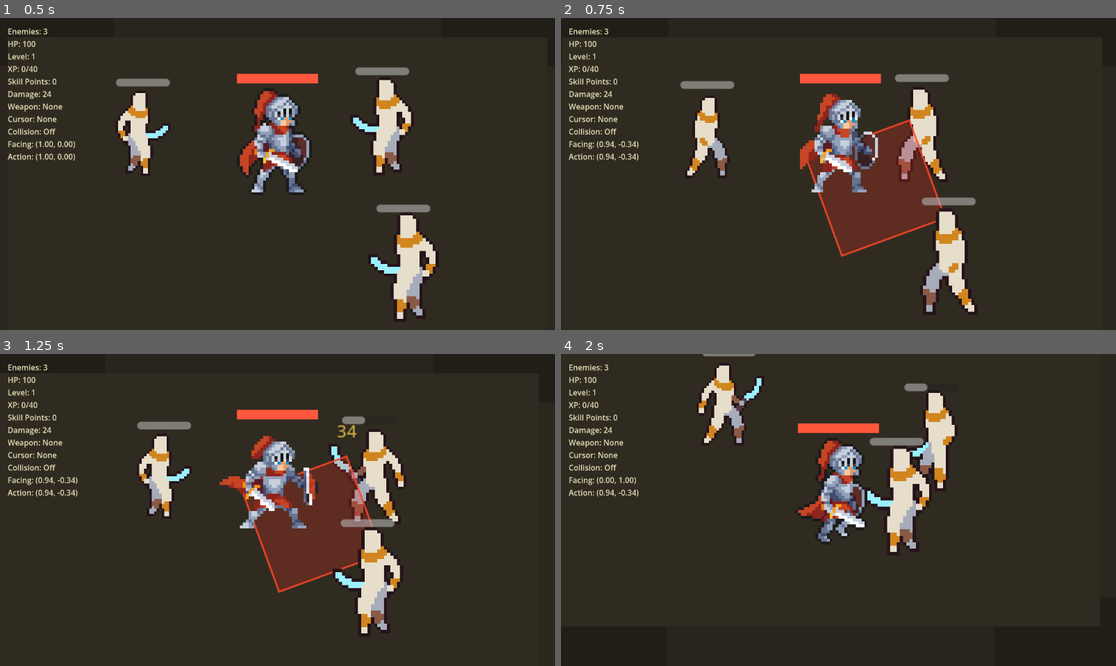
Above: before the commit, frames 1-4 (two rows, left to right).
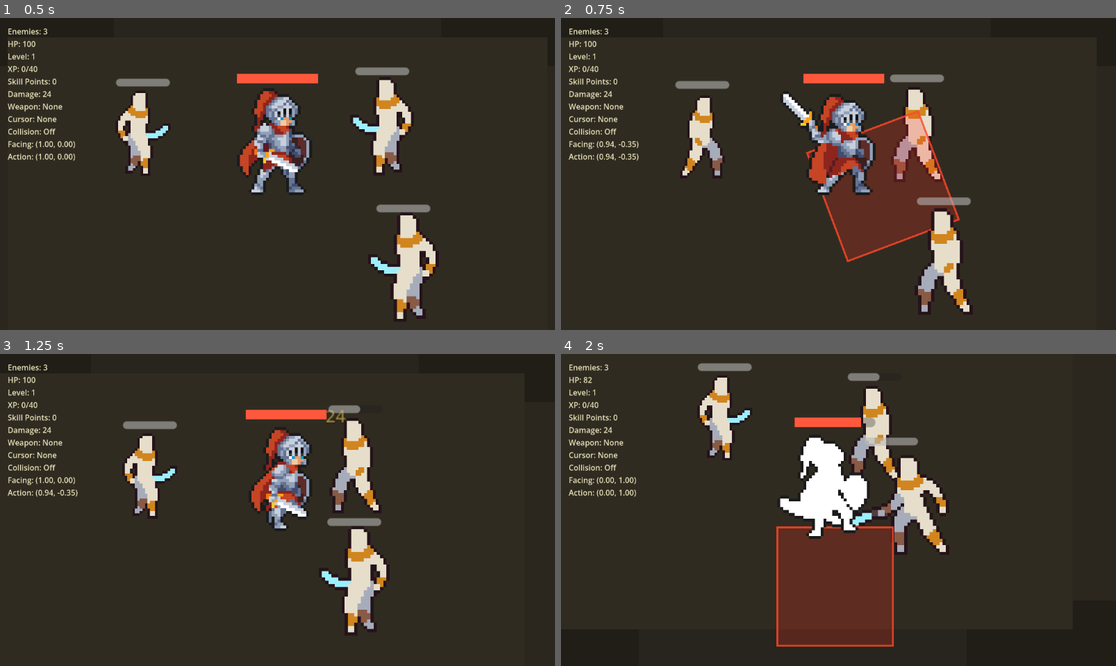
Above: after the commit, the same moments.

Repository: wq1456728/prototype-alpha
Game: Godot game, scene res://scenes/maps/combat_sandbox.tscn
Same seed, same stepped clock (60 frames per second), same inputs: the game is played once before the commit and once after it. Sound files missing from this copy of the repository are replaced by a short silence.
Inputs (mouse positions are in pixels of both pictures, inside the frame that each line leads up to):
- Up to frame 1 (0.5 s): no input
- Up to frame 2 (0.75 s): tap Enter at 0.5 s; move the mouse to (960, 158) at 0.52 s; hold Right (ui_right) from 0.53 s (still down); tap V at 0.6 s; click (960, 158) at 0.67 s
- Up to frame 3 (1.25 s): keep holding Right (ui_right)
- Up to frame 4 (2 s): move the mouse to (727, 525) at 1.27 s; release Right (ui_right) at 1.28 s; hold Down (ui_down) from 1.28 s (still down); tap V at 1.35 s

Frame 1 is identical in both runs. In frame 2, 7.0% of the frame differs, in the area x 12-75%, y 17-95%; in frame 3, 14%; in frame 4, 18%, in the area x 4-71%, y 0-94%.

Commit message:
TASK-015 add minimal skill tree skeleton

Diff:
--- /dev/null
+++ b/data/skills/knight_skills.json
@@ -0,0 +1,26 @@
+{
+  "skills": [
+    {
+      "id": "shield_charge",
+      "name": "Shield Charge",
+      "description": "Unlocks the V-key shield charge attack.",
+      "skill_type": "active",
+      "required_level": 2,
+      "required_skill_ids": [],
+      "max_rank": 1,
+      "unlock_cost": 1,
+      "active": true
+    },
+    {
+      "id": "shield_training",
+      "name": "Shield Training",
+      "description": "Placeholder low-tier passive for the later tree.",
+      "skill_type": "passive",
+      "required_level": 3,
+      "required_skill_ids": ["shield_charge"],
+      "max_rank": 1,
+      "unlock_cost": 1,
+      "active": false
+    }
+  ]
+}
--- a/scripts/maps/combat_sandbox.gd
+++ b/scripts/maps/combat_sandbox.gd
@@ -44,6 +44,8 @@
 var progression_level_label: Label
 var progression_xp_label: Label
 var progression_skill_points_label: Label
+var skill_status_label: Label
+var skill_unlock_button: Button
 var equip_button: Button
 var cursor_item_icon: TextureRect
 var cursor_status_label: Label
@@ -321,6 +323,18 @@
 	cursor_status_label = _make_label("Cursor: Empty", Vector2(330, 224), Vector2(250, 20), 13, EMPTY_LABEL_COLOR)
 	inventory_panel.add_child(cursor_status_label)
 
+	var skill_title_label := _make_label("Skill Tree", Vector2(10, 184), Vector2(120, 20), 15, LABEL_COLOR)
+	inventory_panel.add_child(skill_title_label)
+	skill_status_label = _make_label("Shield Charge: Locked", Vector2(10, 207), Vector2(170, 20), 13, LABEL_COLOR)
+	inventory_panel.add_child(skill_status_label)
+	skill_unlock_button = Button.new()
+	skill_unlock_button.text = "Unlock"
+	skill_unlock_button.position = Vector2(190, 204)
+	skill_unlock_button.size = Vector2(86, 28)
+	skill_unlock_button.disabled = true
+	skill_unlock_button.pressed.connect(_unlock_shield_charge_skill)
+	inventory_panel.add_child(skill_unlock_button)
+
 	for i in range(10):
 		var slot := Control.new()
 		slot.position = Vector2(10 + i * 58, 126)
@@ -397,6 +411,7 @@
 		progression_xp_label.text = "XP: %d / %d" % [int(player.get_current_xp()), int(player.get_xp_to_next_level())]
 	if progression_skill_points_label != null and player.has_method("get_available_skill_points"):
 		progression_skill_points_label.text = "Skill Points: %d" % int(player.get_available_skill_points())
+	_update_skill_ui()
 
 	var items: Array = player.get_inventory_items()
 	if selected_slot_index >= items.size() or (selected_slot_index >= 0 and items[selected_slot_index].is_empty()):
@@ -506,6 +521,30 @@
 func _item_color(item: Dictionary) -> Color:
 	var rarity := str(item.get("rarity", "normal"))
 	return item.get("color", RARITY_COLORS.get(rarity, LABEL_COLOR))
+
+
+func _update_skill_ui() -> void:
+	if skill_status_label == null or not is_instance_valid(player):
+		return
+	var unlocked := player.has_method("is_skill_unlocked") and bool(player.is_skill_unlocked("shield_charge"))
+	var can_unlock := player.has_method("can_unlock_skill") and bool(player.can_unlock_skill("shield_charge"))
+	if unlocked:
+		skill_status_label.text = "Shield Charge: Rank 1"
+		skill_status_label.add_theme_color_override("font_color", LABEL_COLOR)
+		skill_unlock_button.text = "Unlocked"
+		skill_unlock_button.disabled = true
+	else:
+		skill_status_label.text = "Shield Charge: Locked"
+		skill_status_label.add_theme_color_override("font_color", EMPTY_LABEL_COLOR)
+		skill_unlock_button.text = "Unlock"
+		skill_unlock_button.disabled = not can_unlock
+
+
+func _unlock_shield_charge_skill() -> void:
+	_suppress_player_attack_input()
+	if is_instance_valid(player) and player.has_method("unlock_skill"):
+		player.unlock_skill("shield_charge")
+	_update_inventory_ui()
 
 
 func _click_inventory_slot(slot_index: int) -> void:
--- a/scripts/player/knight_player.gd
+++ b/scripts/player/knight_player.gd
@@ -6,6 +6,7 @@
 const FOOTSTEPS_SFX := preload("res://assets/audio/sfx/player_footsteps_run_loop.mp3")
 const ITEM_DATABASE := preload("res://scripts/items/item_database.gd")
 const PROGRESSION_STATE := preload("res://scripts/progression/progression_state.gd")
+const SKILL_TREE_STATE := preload("res://scripts/skills/skill_tree_state.gd")
 const SPRITE_ROOT := "res://assets/sprites/characters/knight"
 const SHIELD_CHARGE_FRAMES_RESOURCE := "res://assets/animations/knight_shield_charge_attack.tres"
 const SPRITE_FRAME_WIDTH := 96
@@ -68,6 +69,7 @@
 var dead := false
 var damage_bonus := 0
 var progression: RefCounted = PROGRESSION_STATE.new()
+var skill_tree: RefCounted = SKILL_TREE_STATE.new()
 var inventory_items: Array[Dictionary] = []
 var equipment_slots := {}
 var equipped_weapon: Dictionary = {}
@@ -164,7 +166,7 @@
 	else:
 		movement_time_since_light_attack = 0.0
 
-	if shield_charge_pressed and shield_charge_cooldown <= 0.0:
+	if shield_charge_pressed and shield_charge_cooldown <= 0.0 and is_skill_unlocked("shield_charge"):
 		_start_shield_charge()
 	elif heavy_attack_pressed:
 		_start_attack("attack_3", HEAVY_ATTACK_LOCK_TIME, HEAVY_ATTACK_DAMAGE, HEAVY_ATTACK_HIT_DELAY, HEAVY_ATTACK_FORWARD_RANGE, HEAVY_ATTACK_SIDE_RANGE, aim_direction, HEAVY_ATTACK_SFX, 0.12, -11.0, 0.9)
@@ -389,6 +391,25 @@
 	return progression.spend_skill_points(amount)
 
 
+func get_skill_rank(skill_id: String) -> int:
+	return skill_tree.get_rank(skill_id)
+
+
+func is_skill_unlocked(skill_id: String) -> bool:
+	return skill_tree.is_unlocked(skill_id)
+
+
+func can_unlock_skill(skill_id: String) -> bool:
+	return skill_tree.can_unlock(skill_id, get_level(), get_available_skill_points())
+
+
+func unlock_skill(skill_id: String) -> bool:
+	var result: Dictionary = skill_tree.unlock(skill_id, get_level(), get_available_skill_points())
+	if not bool(result.get("ok", false)):
+		return false
+	return spend_skill_points(int(result.get("cost", 0)))
+
+
 func equip_bag_slot(slot_index: int) -> bool:
 	if dead:
 		return false
--- /dev/null
+++ b/scripts/skills/skill_tree_state.gd
@@ -0,0 +1,73 @@
+extends RefCounted
+
+const CONFIG_PATH := "res://data/skills/knight_skills.json"
+
+static var _loaded := false
+static var _skills := {}
+static var _skill_order: Array[String] = []
+
+var ranks := {}
+
+
+func get_skill_definition(skill_id: String) -> Dictionary:
+	_ensure_loaded()
+	return _skills.get(skill_id, {}).duplicate(true)
+
+
+func get_skill_ids() -> Array[String]:
+	_ensure_loaded()
+	return _skill_order.duplicate()
+
+
+func get_rank(skill_id: String) -> int:
+	return int(ranks.get(skill_id, 0))
+
+
+func is_unlocked(skill_id: String) -> bool:
+	return get_rank(skill_id) > 0
+
+
+func can_unlock(skill_id: String, player_level: int, available_skill_points: int) -> bool:
+	var skill := get_skill_definition(skill_id)
+	if skill.is_empty():
+		return false
+	if get_rank(skill_id) >= int(skill.get("max_rank", 1)):
+		return false
+	if player_level < int(skill.get("required_level", 1)):
+		return false
+	if available_skill_points < int(skill.get("unlock_cost", 1)):
+		return false
+	for required_id in skill.get("required_skill_ids", []):
+		if not is_unlocked(str(required_id)):
+			return false
+	return true
+
+
+func unlock(skill_id: String, player_level: int, available_skill_points: int) -> Dictionary:
+	if not can_unlock(skill_id, player_level, available_skill_points):
+		return {"ok": false, "cost": 0}
+	var skill := get_skill_definition(skill_id)
+	var cost := int(skill.get("unlock_cost", 1))
+	ranks[skill_id] = get_rank(skill_id) + 1
+	return {"ok": true, "cost": cost}
+
+
+static func _ensure_loaded() -> void:
+	if _loaded:
+		return
+	_loaded = true
+	_skills.clear()
+	_skill_order.clear()
+	var file := FileAccess.open(CONFIG_PATH, FileAccess.READ)
+	if file == null:
+		push_error("SkillTreeState failed to open %s" % CONFIG_PATH)
+		return
+	var parsed = JSON.parse_string(file.get_as_text())
+	if not (parsed is Dictionary):
+		push_error("SkillTreeState failed to parse %s" % CONFIG_PATH)
+		return
+	for skill in parsed.get("skills", []):
+		if skill is Dictionary:
+			var skill_id := str(skill.get("id", ""))
+			_skills[skill_id] = skill.duplicate(true)
+			_skill_order.append(skill_id)
--- a/tools/debug_combat_sandbox.gd
+++ b/tools/debug_combat_sandbox.gd
@@ -188,8 +188,20 @@
 		print("combat_sandbox FAIL skill_points_not_awarded points %d -> %d" % [before_skill_points, after_skill_points])
 		quit(1)
 		return
+	if not bool(player.call("can_unlock_skill", "shield_charge")):
+		print("combat_sandbox FAIL shield_charge_should_be_unlockable level=%d points=%d" % [after_level, after_skill_points])
+		quit(1)
+		return
+	if not bool(player.call("unlock_skill", "shield_charge")) or not bool(player.call("is_skill_unlocked", "shield_charge")):
+		print("combat_sandbox FAIL shield_charge_unlock")
+		quit(1)
+		return
+	if int(player.call("get_available_skill_points")) >= after_skill_points:
+		print("combat_sandbox FAIL shield_charge_cost_not_spent before=%d after=%d" % [after_skill_points, int(player.call("get_available_skill_points"))])
+		quit(1)
+		return
 	print("combat_sandbox loot ok: damage %d -> walkover %d -> equip %d weapon=%s bag=%d cursor=%s loot_left=%d enemies_le …(258 unchanged characters)…
-	print("combat_sandbox progression ok: xp %d -> %d level %d -> %d damage %d -> %d skill_points %d -> %d" % [before_xp, after_kill_xp, before_level, after_level, before_level_damage, after_level_damage, before_skill_points, after_skill_points])
+	print("combat_sandbox progression ok: xp %d -> %d level %d -> %d damage %d -> %d skill_points %d -> %d shield_charge=unlocked" % [before_xp, after_kill_xp, before_level, after_level, before_level_damage, after_level_damage, before_skill_points, after_skill_points])
 	quit(0)
 
 
--- a/tools/debug_player_inputs.gd
+++ b/tools/debug_player_inputs.gd
@@ -19,6 +19,8 @@
 		return
 	await _test_mouse_button("left_mouse", MOUSE_BUTTON_LEFT)
 	await _test_mouse_button("right_mouse", MOUSE_BUTTON_RIGHT)
+	await _test_locked_shield_charge()
+	await _unlock_shield_charge()
 	await _test_key("shield_charge_v", KEY_V)
 	quit()
 
@@ -42,6 +44,29 @@
 	await physics_frame
 	_print_player_state(label, player)
 	_clear_player_action(player)
+
+
+func _test_locked_shield_charge() -> void:
+	var player := get_first_node_in_group("player")
+	_send_key(KEY_V, true)
+	await physics_frame
+	_send_key(KEY_V, false)
+	await physics_frame
+	if float(player.get("action_lock")) > 0.0:
+		print("shield_charge_locked FAIL action_lock=%.2f" % float(player.get("action_lock")))
+		quit(1)
+		return
+	print("shield_charge_locked ok")
+
+
+func _unlock_shield_charge() -> void:
+	var player := get_first_node_in_group("player")
+	player.call("gain_xp", int(player.call("get_xp_to_next_level")))
+	if not bool(player.call("unlock_skill", "shield_charge")):
+		print("shield_charge_unlock FAIL level=%d points=%d" % [int(player.call("get_level")), int(player.call("get_available_skill_points"))])
+		quit(1)
+		return
+	print("shield_charge_unlock ok")
 
 
 func _send_mouse(button: MouseButton, pressed: bool) -> void:
Not shown, added: scripts/items/item_database.gd.uid
Not shown, changed: TASK_BOARD.md
